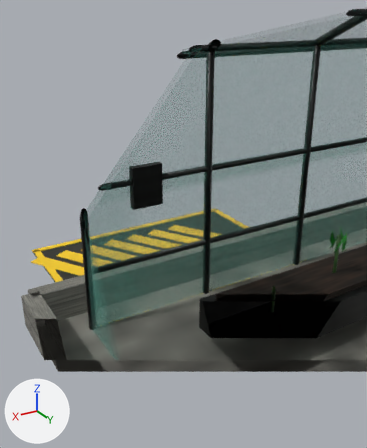
Renders of the Blender file assets/blender/green_horizon_hemp_greenhouse.blend from each side of a commit.
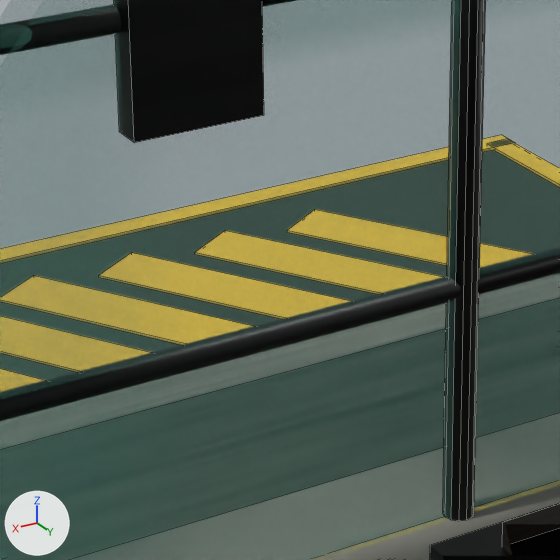
Each version is shown from a camera (50 mm lens) standing at (5.678, 1.69, 3.175) and looking at (3.254, -2.35, 1.155), then close up on the part from 28% to 62% of the width and 40% to 67% of the height. The lights are fixed; the arrows at lower left show +X, +Y and +Z. The older version's two pictures come first. The close-ups show mesh edges as thin lines. Everything nearer to the camera than a plane just in front of the edit is cut away.

Objects in the first close-up: 'GHI_PalletStripeBase', 'GHI_PalletStripeBorderFront', 'GHI_PalletStripeYellow01', 'GHI_PalletStripeYellow02', 'GHI_PalletStripeYellow03', 'GHI_PalletStripeYellow04', 'GHI_PalletStripeYellow05', 'climateMonitorBox', 'concreteSlab', 'curbFront', 'postLeft_x2.80', 'sideRailLower_y-2.60' and 6 more.
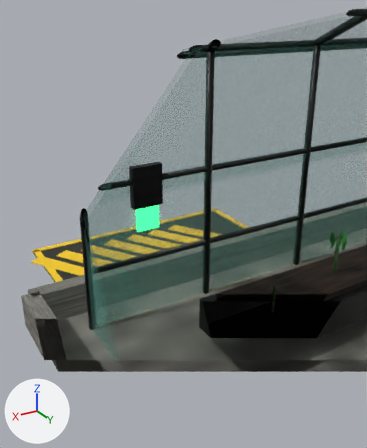
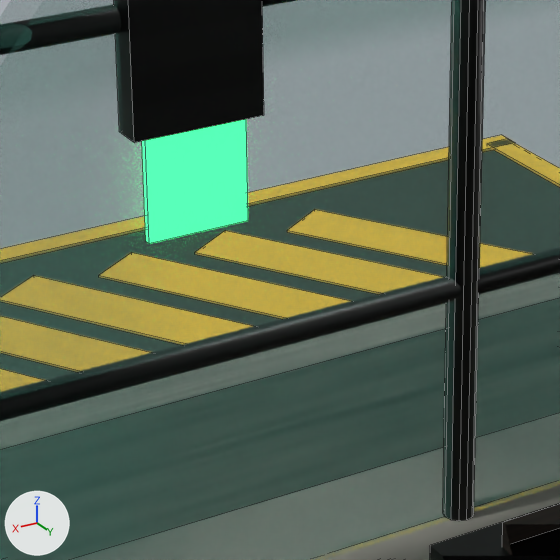
Patch to the scene script:
```diff
--- a/assets/blender/green_horizon_hemp_greenhouse.blend.py
+++ b/assets/blender/green_horizon_hemp_greenhouse.blend.py
@@ mat_productionscreenemissive @@
+mat_productionscreenemissive = principled_material('productionScreenEmissive')
+mat_productionscreenemissive.base_color = (0.04, 0.72, 0.2)  # green #38dd7c
+mat_productionscreenemissive.roughness = 0.28
+mat_productionscreenemissive.emission_color = (0.04, 0.72, 0.2)  # green #38dd7c
+mat_productionscreenemissive.emission_strength = 2.2
@@ me_cube_035 @@
+me_cube_035.from_pydata(...)  # a box spanning x -0.125..0.125, y -0.009..0.009, z -0.135..0.135
+me_cube_035.materials.append(mat_productionscreenemissive)  # green #38dd7c, glowing green #38dd7c
@@ ob_productiontriggerscreenemissive @@
+ob_productiontriggerscreenemissive = bpy.data.objects.new('productionTriggerScreenEmissive', me_cube_035)
+ob_productiontriggerscreenemissive.parent = ob_visuals
+ob_productiontriggerscreenemissive.location = (3.55, -2.555, 1.22)
```

Where the change shows, as pixel boxes (x1, y1, x2, y2) in the close-ups (560 x 560 px):
'productionTriggerScreenEmissive', added (green)
    after: (142, 119, 248, 244)
